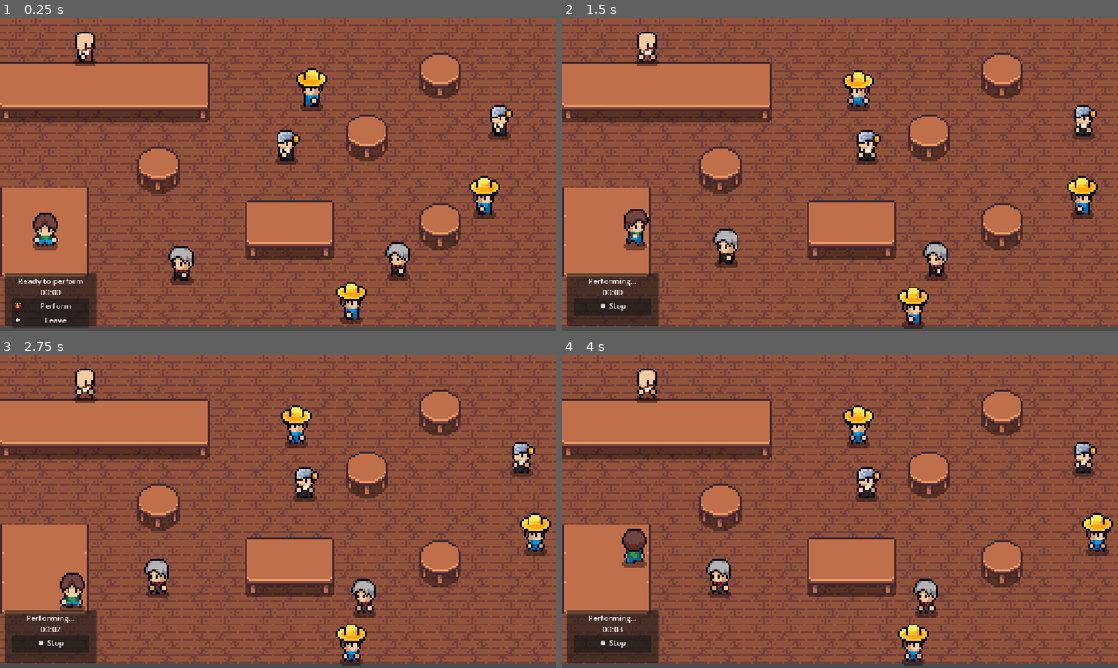
Above: before the commit, frames 1-4 (two rows, left to right).
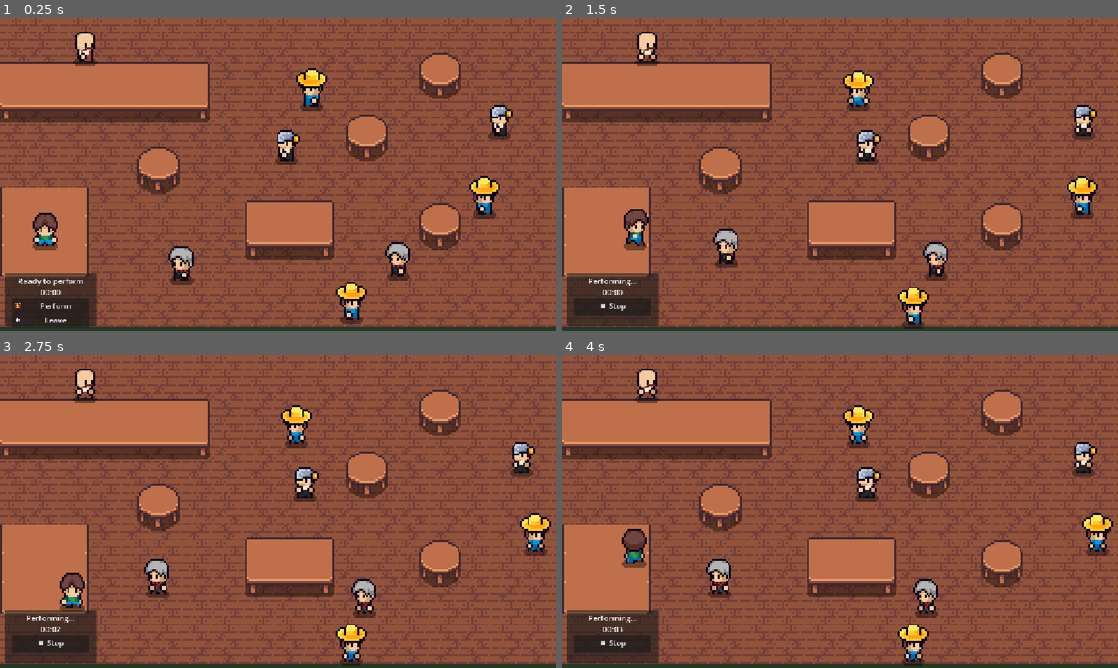
Above: after the commit, the same moments.

Repository: davesnowdon/ResoLute
Game: Godot game, scene res://tavern.tscn
Same seed, same stepped clock (60 frames per second), same inputs: the game is played once before the commit and once after it. This scene is started directly instead of the project's main scene.
Inputs:
- Up to frame 1 (0.25 s): no input
- Up to frame 2 (1.5 s): click "Perform" at 0.5 s; hold D (right) from 1.28 s (still down)
- Up to frame 3 (2.75 s): release D (right) at 2.03 s; hold S (down) from 2.03 s (still down)
- Up to frame 4 (4 s): release S (down) at 2.78 s; hold D (right) 2.78-3.53 s; hold W (up) from 3.53 s (still down)

The runs differ from the first frame. In frame 1, 1.3% of the frame differs, in the area x 0-100%, y 98-100%; in frame 2, 1.3%; in frame 3, 1.3%; in frame 4, 1.3%.

Commit message:
fix tavern floor after transition

Diff:
--- a/ui/tavern.tscn
+++ b/ui/tavern.tscn
@@ -83,6 +83,20 @@
 [node name="tavern" type="Node2D"]
 script = ExtResource("script_tavern")
 
+
+[node name="BackgroundLayer" type="CanvasLayer" parent="."]
+layer = -10
+
+[node name="Background" type="ColorRect" parent="BackgroundLayer"]
+anchors_preset = 15
+anchor_right = 1.0
+anchor_bottom = 1.0
+offset_right = 1152.0
+offset_bottom = 648.0
+grow_horizontal = 2
+grow_vertical = 2
+color = Color(0.15, 0.22, 0.15, 1)
+
 [node name="floor" type="TileMapLayer" parent="."]
 z_index = -5
 tile_map_data = PackedByteArray("AAAAAAAAAAAAAAAAAAAAAAEAAAAAAAEAAAABAAAAAAABAAAAAAABAAEAAAABAAEAAAACAAAAAAAAAAAAAAACAA …(2800 unchanged characters)…
